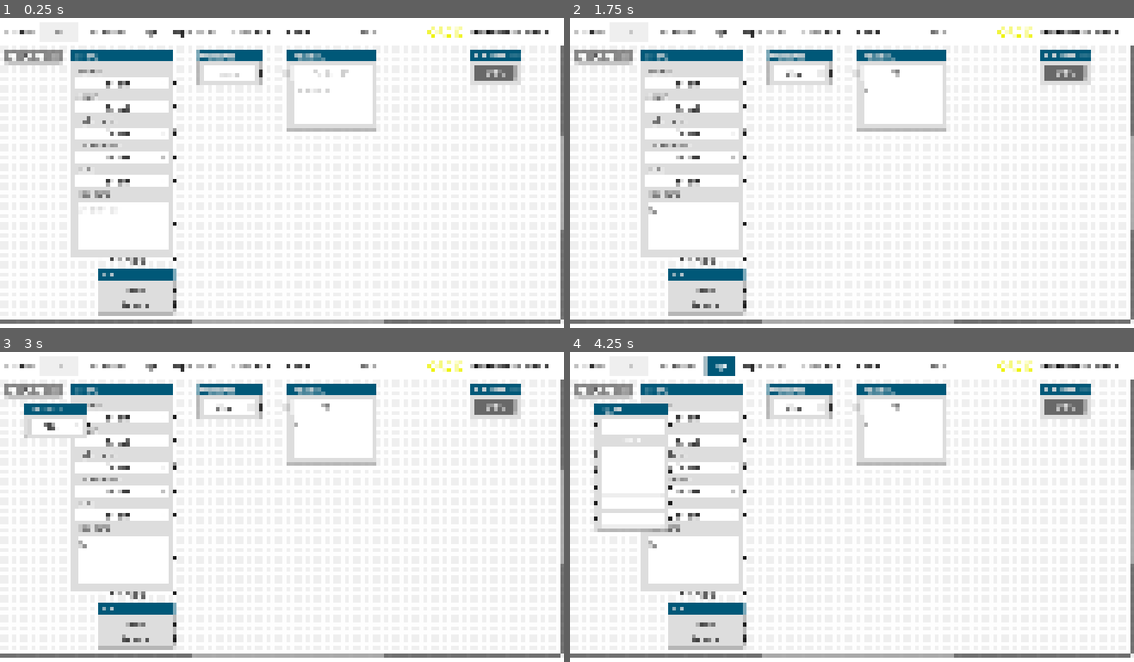
Above: before the commit, frames 1-4 (two rows, left to right).
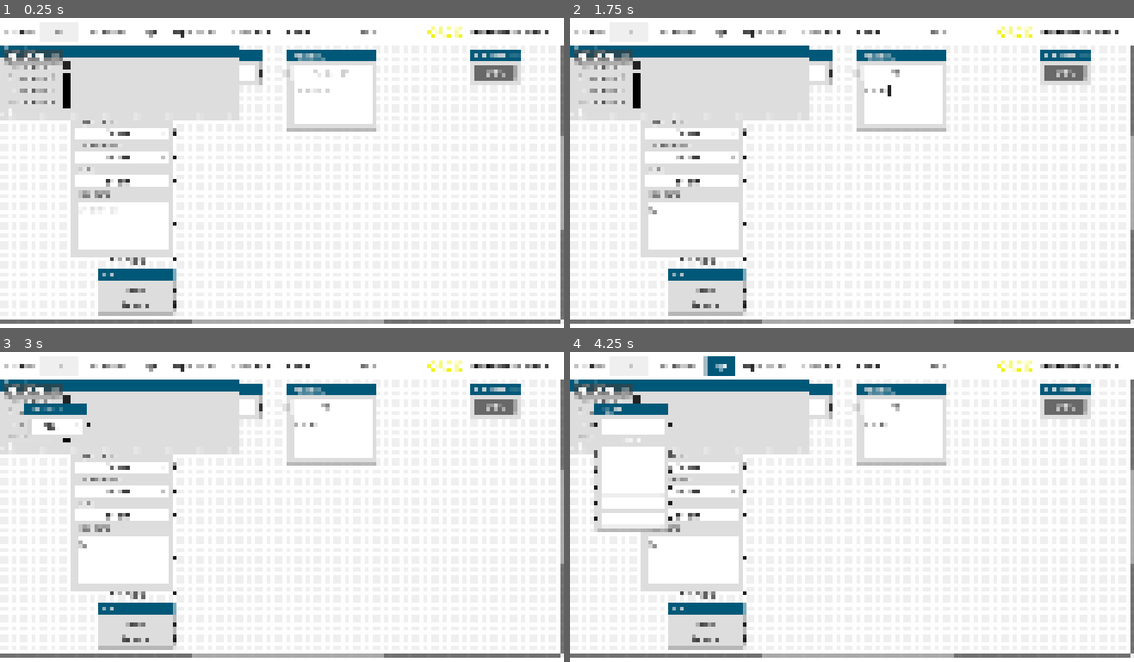
Above: after the commit, the same moments.

Repository: sciple/metadata-app
Game: Godot game, scene res://main.tscn
The game is run twice, just before and just after one commit, with the same random seed, the same clock (stepped at 60 frames per second) and the same inputs.
Inputs (mouse positions are in pixels of both pictures, inside the frame that each line leads up to):
- Up to frame 1 (0.25 s): no input
- Up to frame 2 (1.75 s): click (626, 30) at 0.52 s; type "12" at 0.6 s; click (694, 225) at 0.75 s; type "12" at 0.83 s; click (902, 73) at 0.98 s; type "12" at 1.07 s; click (902, 104) at 1.27 s; type "12" at 1.35 s; click (801, 73) at 1.5 s; type "Alex" at 1.58 s
- Up to frame 3 (3 s): click "Operator" at 2 s; click (56, 426) at 2.77 s; type "Alex" at 2.85 s
- Up to frame 4 (4.25 s): click "Cage" at 3.5 s

The runs differ from the first frame. In frame 1, 5.6% of the frame differs, in the area x 0-43%, y 8-34%; in frame 2, 5.6%, in the area x 0-57%, y 8-34%; in frame 3, 4.8%; in frame 4, 4.3%.

Commit message:
experiment timeline node (experimental)

Diff:
--- a/main.tscn
+++ b/main.tscn
@@ -7,6 +7,7 @@
 [ext_resource type="PackedScene" uid="uid://dryeoirtyhc1j" path="res://project/project.tscn" id="6_b43n7"]
 [ext_resource type="PackedScene" uid="uid://twciulaq6gja" path="res://log/log.tscn" id="6_oagim"]
 [ext_resource type="PackedScene" uid="uid://bk0takadqfg68" path="res://operator/operator.tscn" id="7_gjysb"]
+[ext_resource type="PackedScene" uid="uid://ca1808hb6f38m" path="res://timeline/timeline.tscn" id="8_t677l"]
 
 [sub_resource type="StyleBoxFlat" id="StyleBoxFlat_31b27"]
 bg_color = Color(0.937255, 0.937255, 0.937255, 1)
@@ -168,6 +169,14 @@
 always_on_top = true
 ok_button_text = "Delete"
 dialog_text = "Delete selected node(s)?"
+
+[node name="timeline" parent="GraphEdit" instance=ExtResource("8_t677l")]
+layout_mode = 0
+offset_left = 0.0
+offset_top = 0.0
+offset_right = 488.0
+offset_bottom = 155.0
+mouse_filter = 1
 
 [node name="orcid_container" type="HBoxContainer" parent="."]
 layout_mode = 1
--- /dev/null
+++ b/timeline/timeline.tscn
@@ -0,0 +1,151 @@
+[gd_scene load_steps=4 format=3 uid="uid://ca1808hb6f38m"]
+
+[ext_resource type="PackedScene" uid="uid://bnr0tg0ideh1y" path="res://node_element/node_element.tscn" id="1_0g1vg"]
+[ext_resource type="PackedScene" uid="uid://jpdmj2inuyk1" path="res://UI/label.tscn" id="2_vhvn2"]
+
+[sub_resource type="StyleBoxFlat" id="StyleBoxFlat_24siy"]
+
+[node name="timeline" instance=ExtResource("1_0g1vg")]
+offset_left = 16.0
+offset_top = 24.0
+offset_right = 656.0
+offset_bottom = 179.0
+size_flags_horizontal = 0
+size_flags_vertical = 2
+title = "Timeline"
+slot/0/left_enabled = false
+slot/0/left_type = 0
+slot/0/left_color = Color(1, 1, 1, 1)
+slot/0/left_icon = null
+slot/0/right_enabled = false
+slot/0/right_type = 0
+slot/0/right_color = Color(1, 1, 1, 1)
+slot/0/right_icon = null
+slot/0/draw_stylebox = true
+slot/1/left_enabled = false
+slot/1/left_type = 0
+slot/1/left_color = Color(1, 1, 1, 1)
+slot/1/left_icon = null
+slot/1/right_enabled = false
+slot/1/right_type = 0
+slot/1/right_color = Color(1, 1, 1, 1)
+slot/1/right_icon = null
+slot/1/draw_stylebox = true
+slot/2/left_enabled = false
+slot/2/left_type = 0
+slot/2/left_color = Color(1, 1, 1, 1)
+slot/2/left_icon = null
+slot/2/right_enabled = false
+slot/2/right_type = 0
+slot/2/right_color = Color(1, 1, 1, 1)
+slot/2/right_icon = null
+slot/2/draw_stylebox = true
+slot/3/left_enabled = false
+slot/3/left_type = 0
+slot/3/left_color = Color(1, 1, 1, 1)
+slot/3/left_icon = null
+slot/3/right_enabled = false
+slot/3/right_type = 0
+slot/3/right_color = Color(1, 1, 1, 1)
+slot/3/right_icon = null
+slot/3/draw_stylebox = true
+slot/4/left_enabled = true
+slot/4/left_type = 0
+slot/4/left_color = Color(1, 1, 1, 1)
+slot/4/left_icon = null
+slot/4/right_enabled = false
+slot/4/right_type = 0
+slot/4/right_color = Color(1, 1, 1, 1)
+slot/4/right_icon = null
+slot/4/draw_stylebox = true
+
+[node name="HSplitContainer" type="HSplitContainer" parent="." index="1"]
+layout_mode = 2
+
+[node name="Label" parent="HSplitContainer" index="0" instance=ExtResource("2_vhvn2")]
+layout_mode = 2
+text = "Experiment 1"
+horizontal_alignment = 1
+
+[node name="HSplitContainer2" type="HSplitContainer" parent="HSplitContainer" index="1"]
+layout_mode = 2
+
+[node name="ColorRect2" type="ColorRect" parent="HSplitContainer/HSplitContainer2" index="0"]
+custom_minimum_size = Vector2(20, 20)
+layout_mode = 2
+color = Color(0.133333, 0.133333, 0.133333, 1)
+
+[node name="ColorRect3" type="ColorRect" parent="HSplitContainer/HSplitContainer2" index="1"]
+custom_minimum_size = Vector2(20, 20)
+layout_mode = 2
+color = Color(1, 1, 1, 0)
+
+[node name="HSplitContainer2" type="HSplitContainer" parent="." index="2"]
+layout_mode = 2
+
+[node name="Label3" parent="HSplitContainer2" index="0" instance=ExtResource("2_vhvn2")]
+layout_mode = 2
+text = "Experiment 2"
+horizontal_alignment = 1
+
+[node name="HSplitContainer2" type="HSplitContainer" parent="HSplitContainer2" index="1"]
+layout_mode = 2
+
+[node name="ColorRect2" type="ColorRect" parent="HSplitContainer2/HSplitContainer2" index="0"]
+custom_minimum_size = Vector2(20, 20)
+layout_mode = 2
+color = Color(0, 0, 0, 1)
+
+[node name="ColorRect3" type="ColorRect" parent="HSplitContainer2/HSplitContainer2" index="1"]
+custom_minimum_size = Vector2(20, 20)
+layout_mode = 2
+color = Color(1, 1, 1, 0)
+
+[node name="HSplitContainer3" type="HSplitContainer" parent="." index="3"]
+layout_mode = 2
+
+[node name="Label2" parent="HSplitContainer3" index="0" instance=ExtResource("2_vhvn2")]
+layout_mode = 2
+text = "Experiment 3"
+horizontal_alignment = 1
+
+[node name="HSplitContainer2" type="HSplitContainer" parent="HSplitContainer3" index="1"]
+layout_mode = 2
+
+[node name="ColorRect2" type="ColorRect" parent="HSplitContainer3/HSplitContainer2" index="0"]
+custom_minimum_size = Vector2(20, 20)
+layout_mode = 2
+color = Color(0, 0, 0, 1)
+
+[node name="ColorRect3" type="ColorRect" parent="HSplitContainer3/HSplitContainer2" index="1"]
+custom_minimum_size = Vector2(20, 20)
+layout_mode = 2
+color = Color(1, 1, 1, 0)
+
+[node name="HSplitContainer4" type="HSplitContainer" parent="." index="4"]
+layout_mode = 2
+
+[node name="Label3" parent="HSplitContainer4" index="0" instance=ExtResource("2_vhvn2")]
+layout_mode = 2
+text = "Experiment 4"
+horizontal_alignment = 1
+
+[node name="HSplitContainer2" type="HSplitContainer" parent="HSplitContainer4" index="1"]
+layout_mode = 2
+
+[node name="ColorRect2" type="ColorRect" parent="HSplitContainer4/HSplitContainer2" index="0"]
+custom_minimum_size = Vector2(20, 20)
+layout_mode = 2
+color = Color(0, 0, 0, 1)
+
+[node name="ColorRect3" type="ColorRect" parent="HSplitContainer4/HSplitContainer2" index="1"]
+custom_minimum_size = Vector2(20, 20)
+layout_mode = 2
+color = Color(1, 1, 1, 0)
+
+[node name="HSlider" type="HSlider" parent="." index="5"]
+layout_mode = 2
+theme_override_styles/slider = SubResource("StyleBoxFlat_24siy")
+rounded = true
+tick_count = 50
+ticks_on_borders = true
Not shown: 1 places in main.tscn that only renumber resources
Binary file changed: screenshot.PNG
